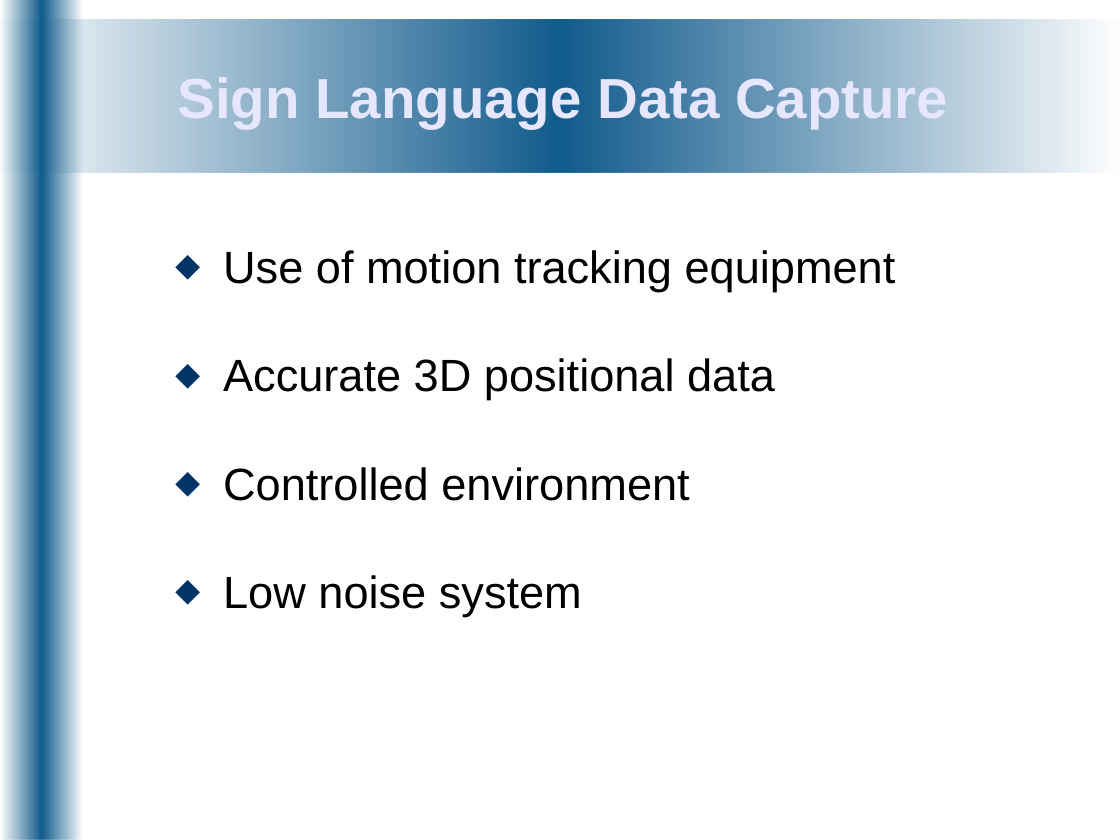
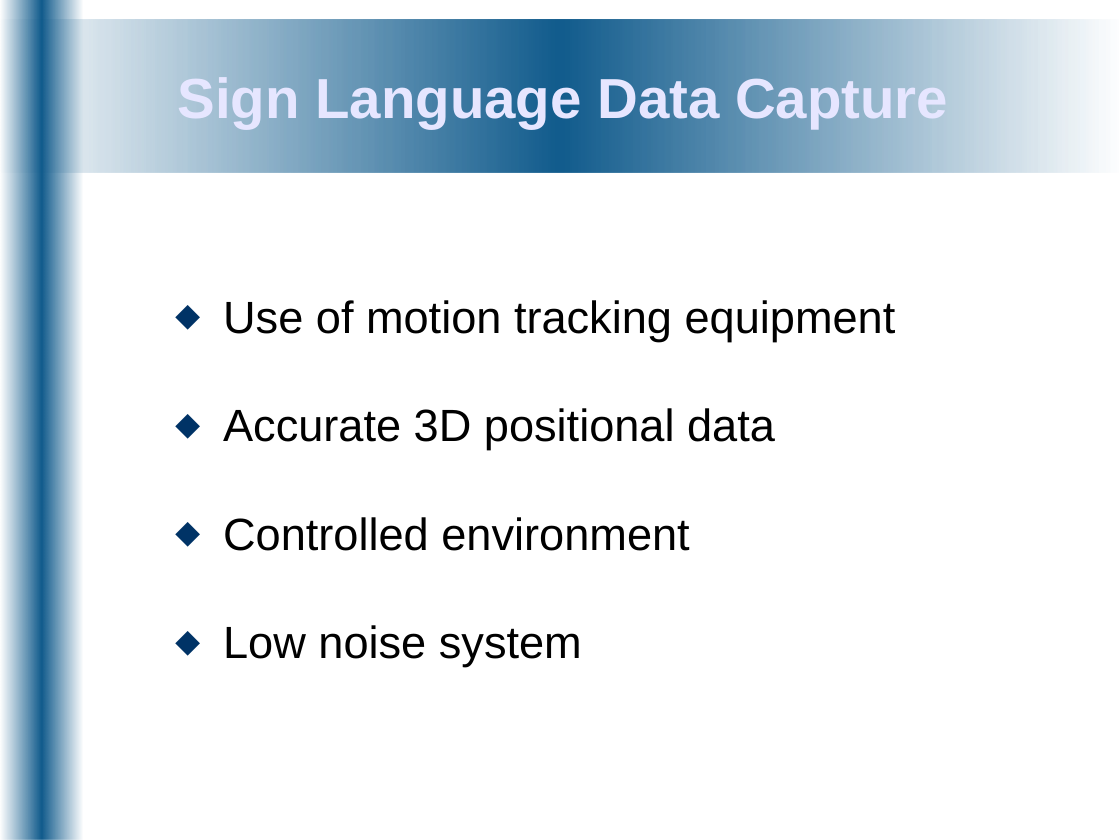
Before and after one commit to DorisGao/personal-uni, a slide deck: slide 6 of ee4p/docs/Presentations/bench_inspect-0812071414.odp. Drawn at 1120x840 pixels with LibreOffice and Linux fonts; fonts in the diff are those of the drawing. Boxes give left, top, right and bottom in pixels: in the first picture for what was removed or moved away, otherwise in the second. Text is boxed around its words. In the diff, an @@ line names an element or a change of style, - is before the commit and + after.

```diff
--- a/ee4p/docs/Presentations/bench_inspect-0812071414.odp
+++ b/ee4p/docs/Presentations/bench_inspect-0812071414.odp
@@ text "Use of motion tracking equipment": place and size @@
-text "Use of motion tracking equipment" at <box>223,250,896,617</box>
+text "Use of motion tracking equipment" at <box>223,300,896,667</box>
```
Also in this commit, not shown: 12 other slides changed, 3 slides added, 1 slide removed, 1 other file.
